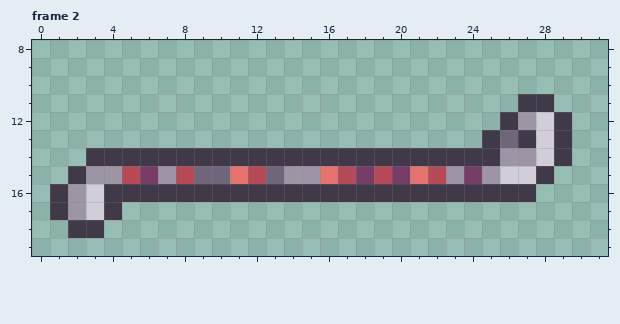
Pixel-art file, stored at DemoGame/Src/Assets/weapons.aseprite. Above, as it was before the edit.
32x32 pixels, 3 frames. Shown: frame 2: x 0..31, y 8..19.
Now the later version:
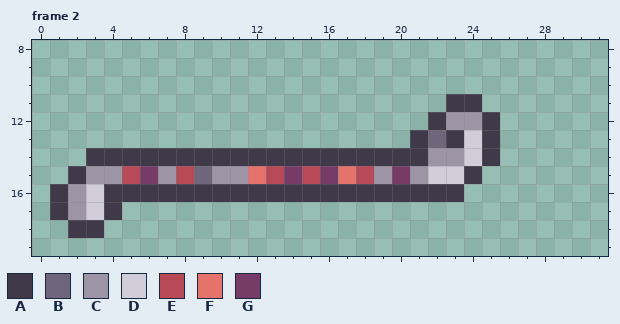
Palette (. is transparent): A #403949  B #6f667b  C #9d95a6  D #d1ced9  E #b84a58  F #e6726c  G #773b67
The exact change:
layer "Metalbar" added
layer "Layer 1" removed
Changed rows in their new state; - is an unchanged pixel.
Frame 2:
first column x 10:
11 -------------AA--..-
12 ------------ACCA....
13 -----------ABAD-....
14 ------------CCD-....
15 CCFEGEGFEC-CDDA....-
16 --------------....--
